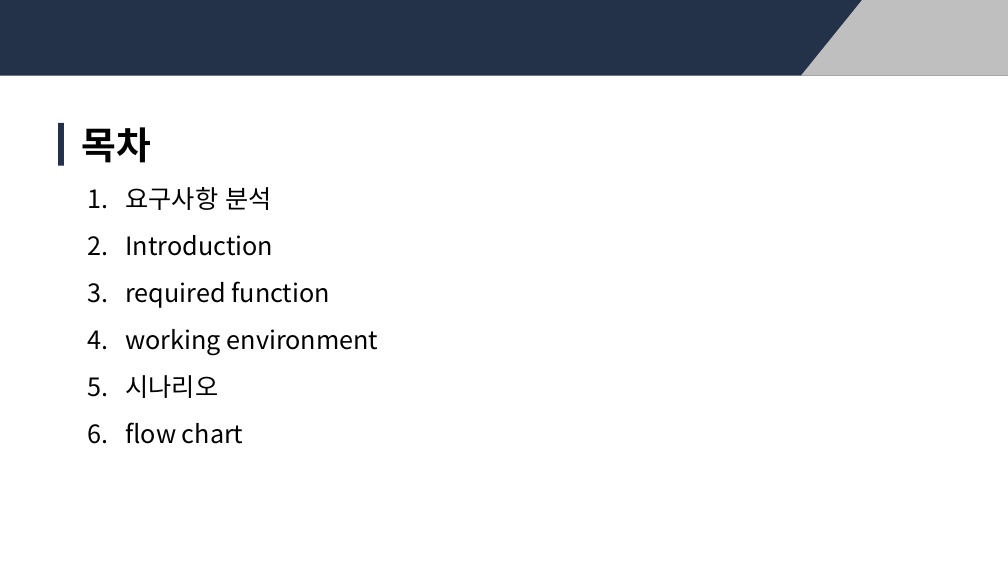
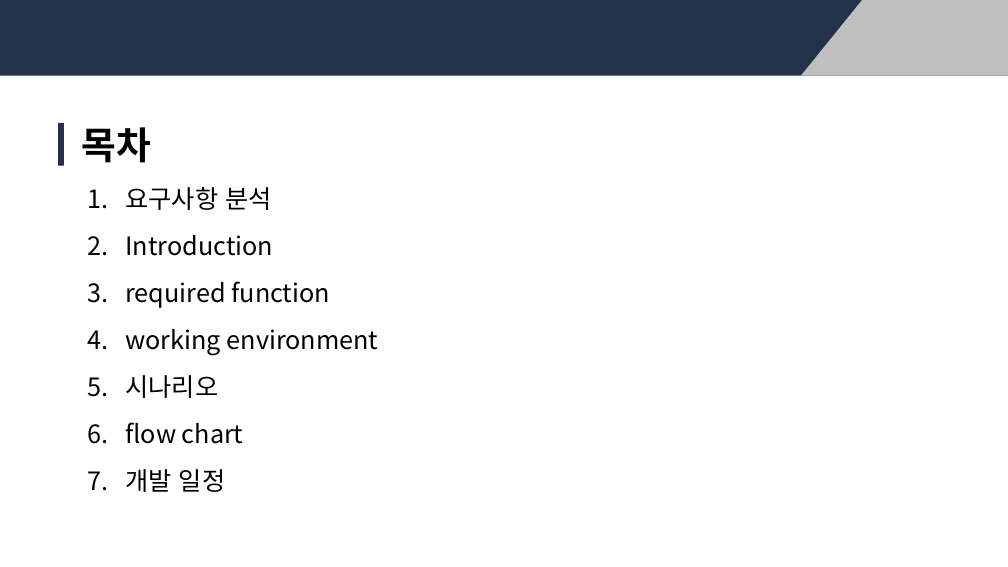
Before and after one commit to tjrdnjs1609/bingo, a slide deck: slide 2 of 유닉스 프로젝트_온라인 빙고게임 김석원, 김건우.pptx. Drawn at 1008x567 pixels with LibreOffice and Linux fonts; fonts in the diff are those of the drawing. Boxes give left, top, right and bottom in pixels: in the first picture for what was removed or moved away, otherwise in the second. Text is boxed around its words. In the diff, an @@ line names an element or a change of style, - is before the commit and + after.

```diff
--- a/유닉스 프로젝트_온라인 빙고게임 김석원, 김건우.pptx
+++ b/유닉스 프로젝트_온라인 빙고게임 김석원, 김건우.pptx
@@ text at [125,469,225,492]: paragraph added @@
+7. 개발 일정
```
Also in this commit, not shown: 1 slide added.
